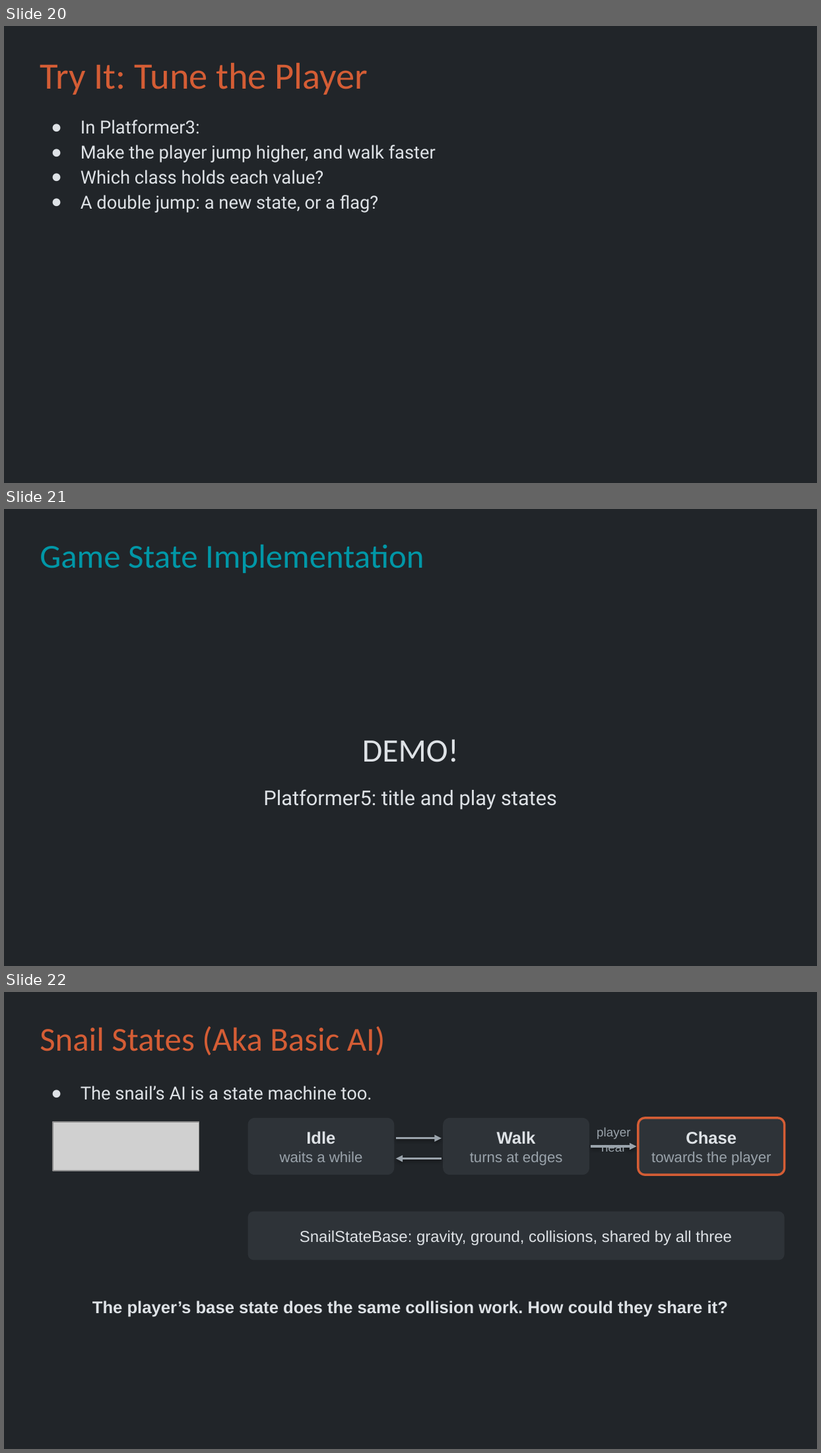
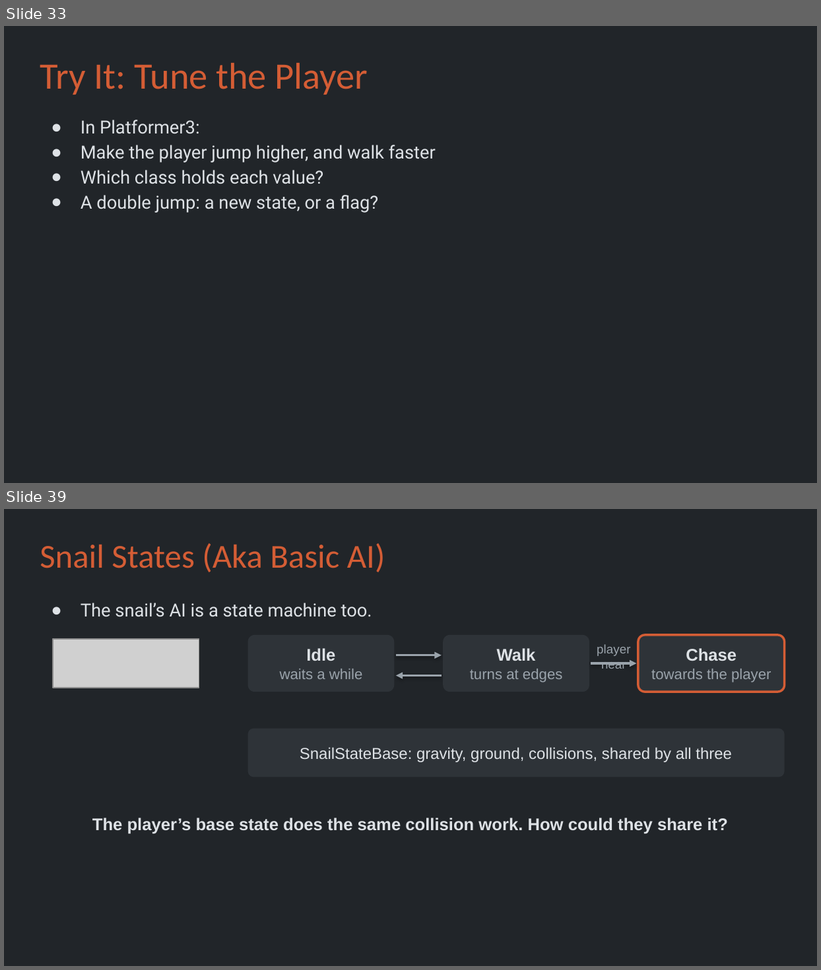
Before and after one commit to Metamate/gar, a slide deck: slides/06 Super Mario Bros.pptx. Shown one above the other, each under a label of ours: slides 20, 21 and 22 before the commit, slides 33 and 39 after it; the slides between them are not shown. The pictures are 821x1453 and 821x970 pixels, drawn with LibreOffice and Linux fonts; fonts in the diff are those of the drawing; grey boxes stand for pictures. Boxes give left, top, right and bottom in pixels: in the first picture for what was removed or moved away, otherwise in the second. Text is boxed around its words. In the diff, an @@ line names an element or a change of style, - is before the commit and + after.

```diff
--- a/slides/06 Super Mario Bros.pptx
+++ b/slides/06 Super Mario Bros.pptx
@@ slide 21 removed at [4,509,817,966], background #212529 @@
@@ title removed at [40,545,424,573] @@
-Game State Implementation
@@ text removed at [263,739,557,810] @@
-DEMO!
-Platformer5: title and play states
@@ what was slide 20 is now slide 33 @@
@@ what was slide 22 is now slide 39 @@
```
Also in this commit, not shown: 2 other slides removed, 20 other files.
